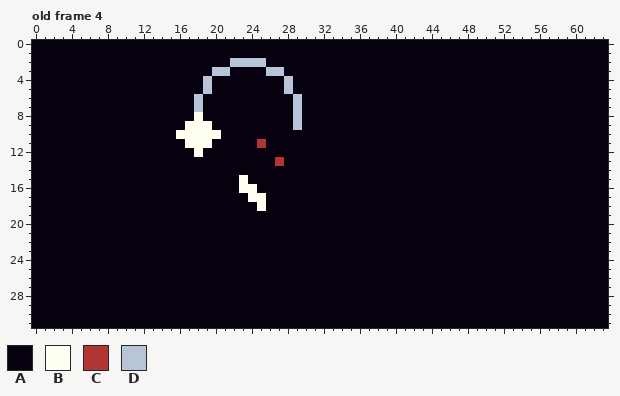
Two versions of one pixel-art file, Assets/Art/raw/background_fish.aseprite. This is how it looked before the edit.
64x32 pixels, 5 frames. Shown: old frame 4. The commit also changed other frames, which this record leaves out.
Visible layers, top first: "Layer 1", "Background".
Palette (. is transparent): A #07000e  B #fffff2  C #b23535  D #b8c5d8
Pixels before, old frame 4, first column x 0:
 0 AAAAAAAAAAAAAAAAAAAAAAAAAAAAAAAAAAAAAAAAAAAAAAAAAAAAAAAAAAAAAAAA
 1 AAAAAAAAAAAAAAAAAAAAAAAAAAAAAAAAAAAAAAAAAAAAAAAAAAAAAAAAAAAAAAAA
 2 AAAAAAAAAAAAAAAAAAAAAADDDDAAAAAAAAAAAAAAAAAAAAAAAAAAAAAAAAAAAAAA
 3 AAAAAAAAAAAAAAAAAAAADDAAAADDAAAAAAAAAAAAAAAAAAAAAAAAAAAAAAAAAAAA
 4 AAAAAAAAAAAAAAAAAAADAAAAAAAADAAAAAAAAAAAAAAAAAAAAAAAAAAAAAAAAAAA
 5 AAAAAAAAAAAAAAAAAAADAAAAAAAADAAAAAAAAAAAAAAAAAAAAAAAAAAAAAAAAAAA
 6 AAAAAAAAAAAAAAAAAADAAAAAAAAAADAAAAAAAAAAAAAAAAAAAAAAAAAAAAAAAAAA
 7 AAAAAAAAAAAAAAAAAADAAAAAAAAAADAAAAAAAAAAAAAAAAAAAAAAAAAAAAAAAAAA
 8 AAAAAAAAAAAAAAAAAABAAAAAAAAAADAAAAAAAAAAAAAAAAAAAAAAAAAAAAAAAAAA
 9 AAAAAAAAAAAAAAAAABBBAAAAAAAAADAAAAAAAAAAAAAAAAAAAAAAAAAAAAAAAAAA
10 AAAAAAAAAAAAAAAABBBBBAAAAAAAAAAAAAAAAAAAAAAAAAAAAAAAAAAAAAAAAAAA
11 AAAAAAAAAAAAAAAAABBBAAAAACAAAAAAAAAAAAAAAAAAAAAAAAAAAAAAAAAAAAAA
12 AAAAAAAAAAAAAAAAAABAAAAAAAAAAAAAAAAAAAAAAAAAAAAAAAAAAAAAAAAAAAAA
13 AAAAAAAAAAAAAAAAAAAAAAAAAAACAAAAAAAAAAAAAAAAAAAAAAAAAAAAAAAAAAAA
14 AAAAAAAAAAAAAAAAAAAAAAAAAAAAAAAAAAAAAAAAAAAAAAAAAAAAAAAAAAAAAAAA
15 AAAAAAAAAAAAAAAAAAAAAAABAAAAAAAAAAAAAAAAAAAAAAAAAAAAAAAAAAAAAAAA
16 AAAAAAAAAAAAAAAAAAAAAAABBAAAAAAAAAAAAAAAAAAAAAAAAAAAAAAAAAAAAAAA
17 AAAAAAAAAAAAAAAAAAAAAAAABBAAAAAAAAAAAAAAAAAAAAAAAAAAAAAAAAAAAAAA
18 AAAAAAAAAAAAAAAAAAAAAAAAABAAAAAAAAAAAAAAAAAAAAAAAAAAAAAAAAAAAAAA
19 AAAAAAAAAAAAAAAAAAAAAAAAAAAAAAAAAAAAAAAAAAAAAAAAAAAAAAAAAAAAAAAA
20 AAAAAAAAAAAAAAAAAAAAAAAAAAAAAAAAAAAAAAAAAAAAAAAAAAAAAAAAAAAAAAAA
21 AAAAAAAAAAAAAAAAAAAAAAAAAAAAAAAAAAAAAAAAAAAAAAAAAAAAAAAAAAAAAAAA
22 AAAAAAAAAAAAAAAAAAAAAAAAAAAAAAAAAAAAAAAAAAAAAAAAAAAAAAAAAAAAAAAA
23 AAAAAAAAAAAAAAAAAAAAAAAAAAAAAAAAAAAAAAAAAAAAAAAAAAAAAAAAAAAAAAAA
24 AAAAAAAAAAAAAAAAAAAAAAAAAAAAAAAAAAAAAAAAAAAAAAAAAAAAAAAAAAAAAAAA
25 AAAAAAAAAAAAAAAAAAAAAAAAAAAAAAAAAAAAAAAAAAAAAAAAAAAAAAAAAAAAAAAA
26 AAAAAAAAAAAAAAAAAAAAAAAAAAAAAAAAAAAAAAAAAAAAAAAAAAAAAAAAAAAAAAAA
27 AAAAAAAAAAAAAAAAAAAAAAAAAAAAAAAAAAAAAAAAAAAAAAAAAAAAAAAAAAAAAAAA
28 AAAAAAAAAAAAAAAAAAAAAAAAAAAAAAAAAAAAAAAAAAAAAAAAAAAAAAAAAAAAAAAA
29 AAAAAAAAAAAAAAAAAAAAAAAAAAAAAAAAAAAAAAAAAAAAAAAAAAAAAAAAAAAAAAAA
30 AAAAAAAAAAAAAAAAAAAAAAAAAAAAAAAAAAAAAAAAAAAAAAAAAAAAAAAAAAAAAAAA
31 AAAAAAAAAAAAAAAAAAAAAAAAAAAAAAAAAAAAAAAAAAAAAAAAAAAAAAAAAAAAAAAA
The result:
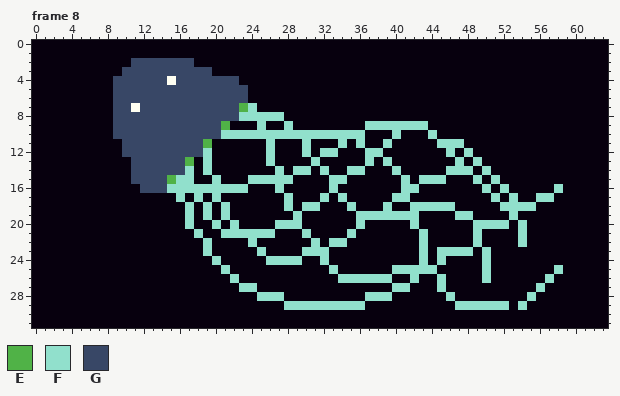
Colours new in this view: E #50b247  F #91e0cc  G #384766
A new or re-ordered frame is compared with the old frame closest to it.
Change:
frames 5 -> 10
Frame 8 is new; against old frame 4, layer "Layer 1":
y 2: x 11..17 AAAAAAA -> GGGGGGG; x 22..25 DDDD -> AAAA
y 3: x 10..21 AAAAAAAAAADD -> GGGGGGGGGGAA; x 26..27 DD -> AA
y 4: x 9..22 AAAAAAAAAADAAA -> GGGGGGBGGGGGGG; x 28 D -> A
y 5: x 9..23 AAAAAAAAAADAAAA -> GGGGGGGGGGGGGGG; x 28 D -> A
y 6: x 9..23 AAAAAAAAADAAAAA -> GGGGGGGGGGGGGGG; x 29 D -> A
y 7: x 9..24 AAAAAAAAADAAAAAA -> GGBGGGGGGGGGGGEF; x 29 D -> A
y 8: x 9..27 AAAAAAAAABAAAAAAAAA -> GGGGGGGGGGGGGGFFFFF; x 29 D -> A
y 9: x 9..21 AAAAAAAABBBAA -> GGGGGGGGGGGGE; x 25 A -> F; x 28..29 AD -> FA; x 37..43 AAAAAAA -> FFFFFFF
y 10: x 9..36 AAAAAAABBBBBAAAAAAAAAAAAAAAA -> GGGGGGGGGGGGFFFFFFFFFFFFFFFF; x 40 A -> F; x 44 A -> F
y 11: x 10..19 AAAAAAABBB -> GGGGGGGGGE; x 25..26 CA -> AF; x 30 A -> F; x 34 A -> F; x 36 A -> F; x 39 A -> F; x 45..47 AAA -> FFF
y 12: x 10..19 AAAAAAAABA -> GGGGGGGGGF; x 26 A -> F; x 30 A -> F; x 32..33 AA -> FF; x 37..38 AA -> FF; x 46 A -> F; x 48 A -> F
y 13: x 11..17 AAAAAAA -> GGGGGGE; x 19 A -> F; x 26..27 AC -> FA; x 31 A -> F; x 37 A -> F; x 39 A -> F; x 47 A -> F; x 49 A -> F
y 14: x 11..17 AAAAAAA -> GGGGGGF; x 19 A -> F; x 27 A -> F; x 29..30 AA -> FF; x 32 A -> F; x 35..36 AA -> FF; x 40 A -> F; x 46..48 AAA -> FFF; x 50 A -> F
y 15: x 11..17 AAAAAAA -> GGGGEFF; x 20 A -> F; x 23..28 BAAAAA -> AFFFFF; x 33..34 AA -> FF; x 41 A -> F; x 43..45 AAA -> FFF; x 49 A -> F; x 51 A -> F
y 16: x 12..24 AAAAAAAAAAABB -> GGGFFFFFFFFFA; x 27 A -> F; x 33 A -> F; x 41..42 AA -> FF; x 50 A -> F; x 52 A -> F; x 58 A -> F
y 17: x 16 A -> F; x 18 A -> F; x 20 A -> F; x 24..25 BB -> AA; x 28 A -> F; x 32 A -> F; x 34 A -> F; x 40..41 AA -> FF; x 51 A -> F; x 53 A -> F; x 56..57 AA -> FF
y 18: x 17 A -> F; x 19 A -> F; x 21 A -> F; x 25 B -> A; x 28 A -> F; x 30..31 AA -> FF; x 35 A -> F; x 39 A -> F; x 42..46 AAAAA -> FFFFF; x 52..55 AAAA -> FFFF
y 19: x 17 A -> F; x 19 A -> F; x 21 A -> F; x 29 A -> F; x 36..42 AAAAAAA -> FFFFFFF; x 47..48 AA -> FF; x 53 A -> F
y 20: x 17 A -> F; x 20 A -> F; x 22 A -> F; x 27..29 AAA -> FFF; x 36 A -> F; x 42 A -> F; x 49..52 AAAA -> FFFF; x 54 A -> F
y 21: x 18 A -> F; x 21..26 AAAAAA -> FFFFFF; x 30 A -> F; x 35 A -> F; x 43 A -> F; x 49 A -> F; x 54 A -> F
y 22: x 19 A -> F; x 24 A -> F; x 31 A -> F; x 33..34 AA -> FF; x 43 A -> F; x 49 A -> F; x 54 A -> F
y 23: x 19 A -> F; x 25 A -> F; x 30..32 AAA -> FFF; x 43 A -> F; x 45..48 AAAA -> FFFF; x 50 A -> F
y 24: x 20 A -> F; x 26..29 AAAA -> FFFF; x 32 A -> F; x 43 A -> F; x 45 A -> F; x 50 A -> F
y 25: x 21 A -> F; x 33 A -> F; x 40..44 AAAAA -> FFFFF; x 50 A -> F; x 58 A -> F
y 26: x 22 A -> F; x 34..39 AAAAAA -> FFFFFF; x 42 A -> F; x 45 A -> F; x 50 A -> F; x 57 A -> F
y 27: x 23..24 AA -> FF; x 40..41 AA -> FF; x 45 A -> F; x 56 A -> F
y 28: x 25..27 AAA -> FFF; x 37..39 AAA -> FFF; x 46 A -> F; x 55 A -> F
y 29: x 28..36 AAAAAAAAA -> FFFFFFFFF; x 47..52 AAAAAA -> FFFFFF; x 54 A -> F
Boxes around the changes in both pictures, in picture pixels (x1, y1, x2, y2):
changed: (113, 58, 563, 310)
